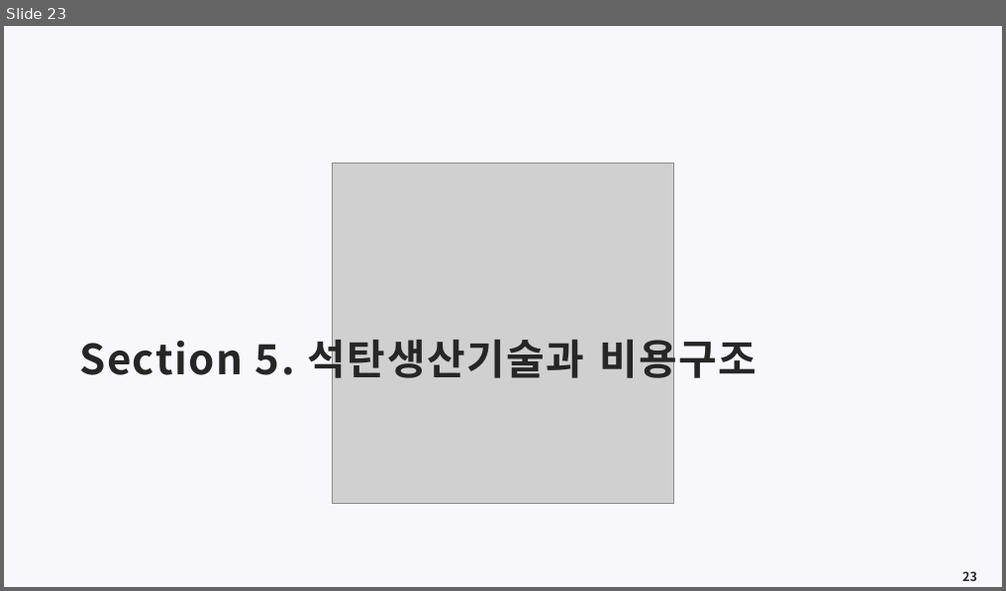
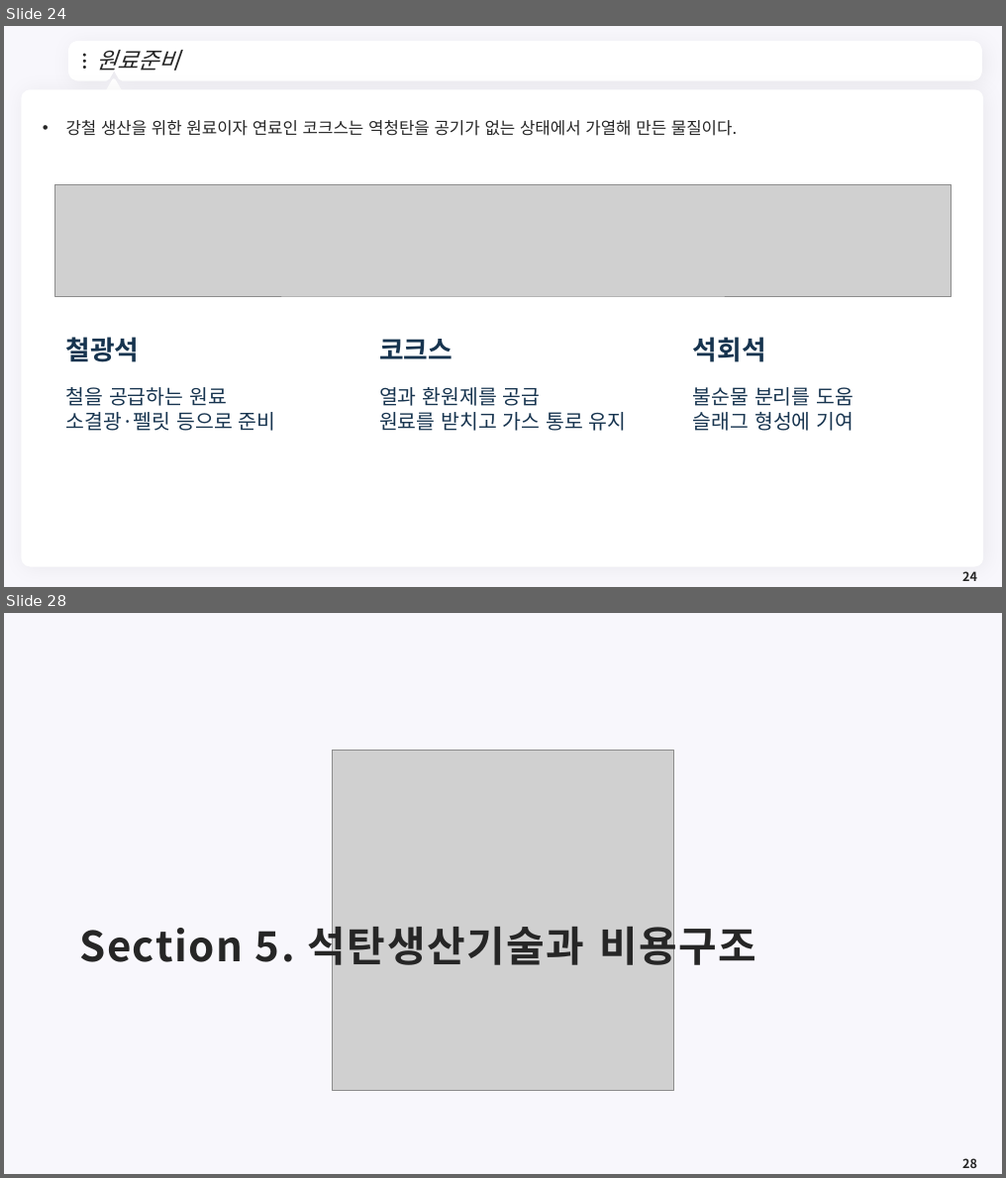
Before and after one commit to meandthey/Teaching, a slide deck: 에너지경제학/자원에너지경제학_Chapter_5 (석탄).pptx. Shown one above the other, each under a label of ours: slide 23 before the commit, slides 24 and 28 after it; the slides between them are not shown. The pictures are 1006x591 and 1006x1178 pixels, drawn with LibreOffice and Linux fonts; fonts in the diff are those of the drawing; grey boxes stand for pictures; background and template pictures are left out. Boxes give left, top, right and bottom in pixels: in the first picture for what was removed or moved away, otherwise in the second. Text is boxed around its words. In the diff, an @@ line names an element or a change of style, - is before the commit and + after.

```diff
--- a/에너지경제학/자원에너지경제학_Chapter_5 (석탄).pptx
+++ b/에너지경제학/자원에너지경제학_Chapter_5 (석탄).pptx
@@ slide 24 added at bbox=[4, 26, 1002, 587], background #F8F7FC @@
@@ freeform shape added at bbox=[72, 45, 979, 77], fill #FFFFFF, outline #FFFFFF 7.25 pt @@
@@ ellipse added at bbox=[83, 54, 86, 57], fill #262626 @@
@@ title added at bbox=[96, 50, 180, 71], 22 pt, text #262626, italic @@
+원료준비
@@ ellipse added at bbox=[83, 60, 86, 63], fill #262626 @@
@@ ellipse added at bbox=[83, 66, 86, 69], fill #262626 @@
@@ triangle added at bbox=[105, 80, 122, 95], fill #FFFFFF, outline #FFFFFF 3.75 pt @@
@@ freeform shape added at bbox=[958, 56, 967, 68], fill #FFFFFF @@
@@ rounded rectangle added at bbox=[21, 89, 984, 568], fill #FFFFFF @@
@@ text added at bbox=[66, 120, 737, 136], 16 pt, text #262626 @@
+• 강철 생산을 위한 원료이자 연료인 코크스는 역청탄을 공기가 없는 상태에서 가열해 만든 물질이다.
@@ picture added at bbox=[54, 184, 951, 296] @@
@@ text added at bbox=[66, 337, 140, 363], 25.5 pt, text #17344F, bold @@
+철광석
@@ text added at bbox=[379, 339, 452, 360], 25.5 pt, text #17344F, bold @@
+코크스
@@ text added at bbox=[693, 337, 766, 363], 25.5 pt, text #17344F, bold @@
+석회석
@@ text added at bbox=[66, 387, 276, 431], 19.5 pt, text #17344F @@
+철을 공급하는 원료
+소결광·펠릿 등으로 준비
@@ text added at bbox=[379, 387, 627, 431], 19.5 pt, text #17344F @@
+열과 환원제를 공급
+원료를 받치고 가스 통로 유지
@@ text added at bbox=[693, 387, 853, 431], 19.5 pt, text #17344F @@
+불순물 분리를 도움
+슬래그 형성에 기여
@@ page number added at bbox=[962, 571, 977, 581], 12 pt, text #262626, bold @@
+24
@@ what was slide 23 is now slide 28 @@
```
Also in this commit, not shown: 3 slides changed, 4 other slides added, 1 other file.
